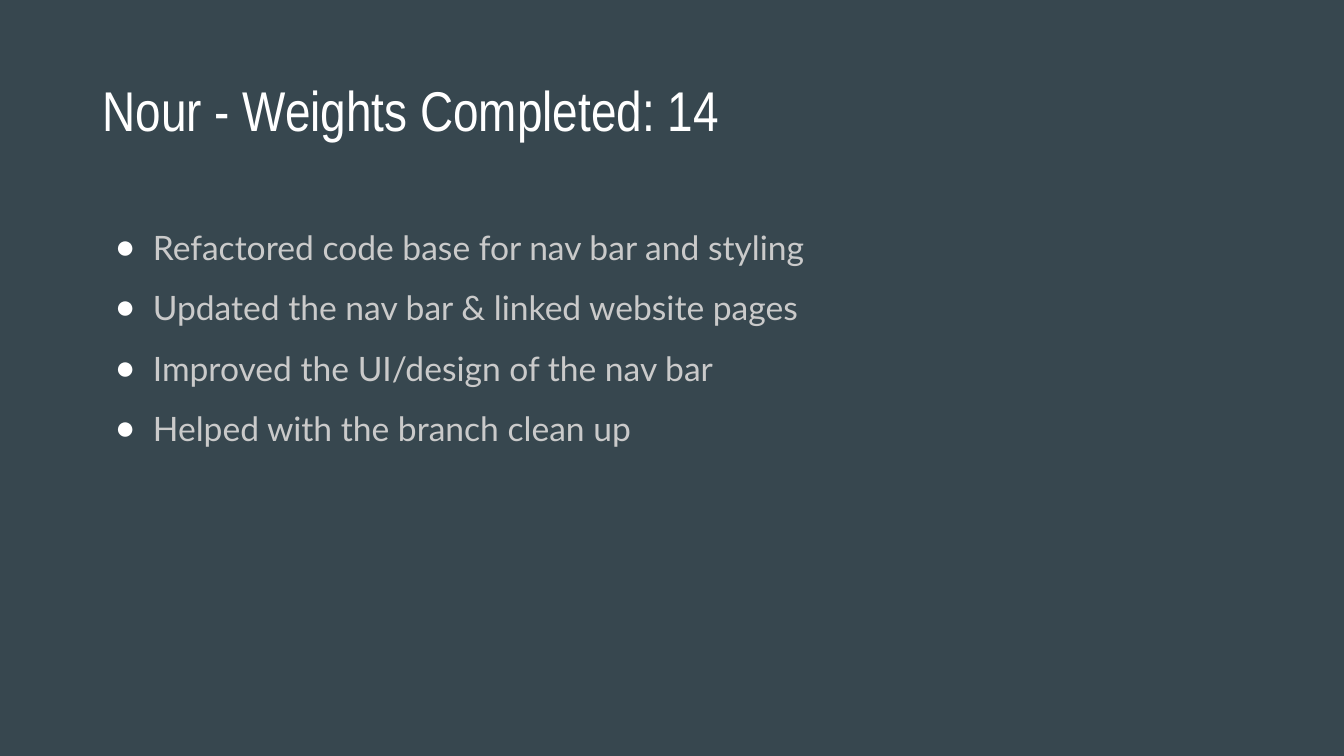
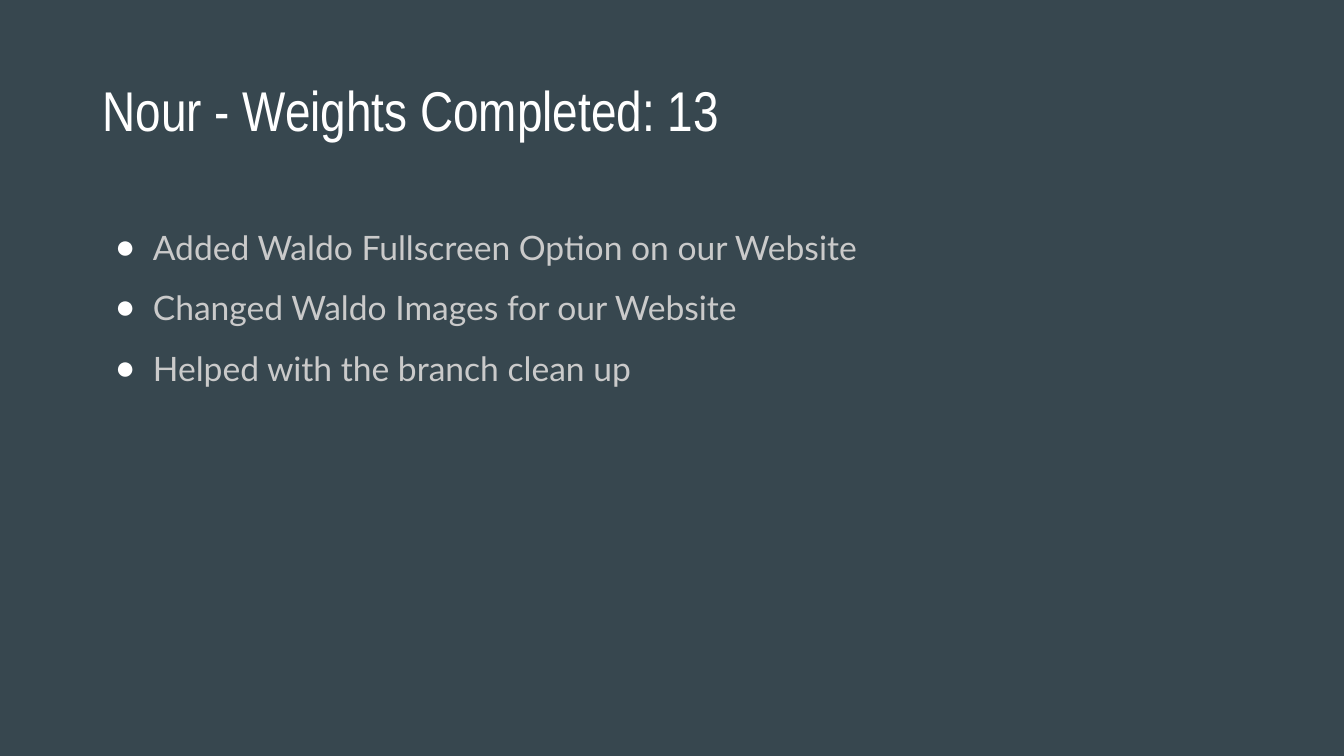
Before and after one commit to rehan-code/Game-Library-Web-App, a slide deck: slide 7 of CIS4250_Retrospective.pptx (slide 6 before the commit). Drawn at 1344x756 pixels with LibreOffice and Linux fonts; fonts in the diff are those of the drawing. Boxes give left, top, right and bottom in pixels: in the first picture for what was removed or moved away, otherwise in the second. Text is boxed around its words. In the diff, an @@ line names an element or a change of style, - is before the commit and + after.

```diff
--- a/CIS4250_Retrospective.pptx
+++ b/CIS4250_Retrospective.pptx
@@ title at [102, 90, 719, 141]: text changed @@
-Nour - Weights Completed: 14
+Nour - Weights Completed: 13
@@ text at [153, 235, 857, 326]: text changed @@
-● Refactored code base for nav bar and styling
-● Updated the nav bar & linked website pages
-● Improved the UI/design of the nav bar
+● Added Waldo Fullscreen Option on our Website
+● Changed Waldo Images for our Website
```
Also in this commit, not shown: 10 other slides changed, 1 slide added, 1 slide removed.
